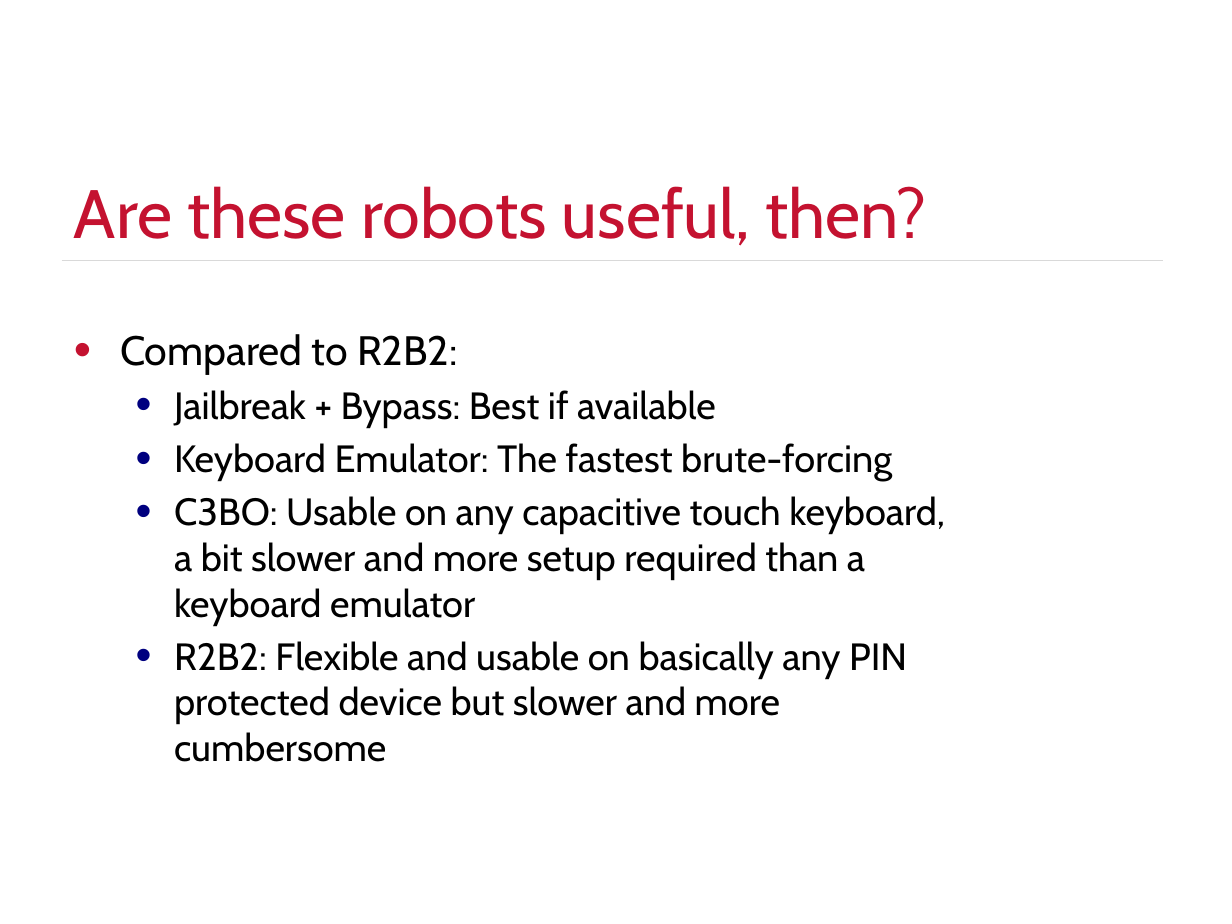
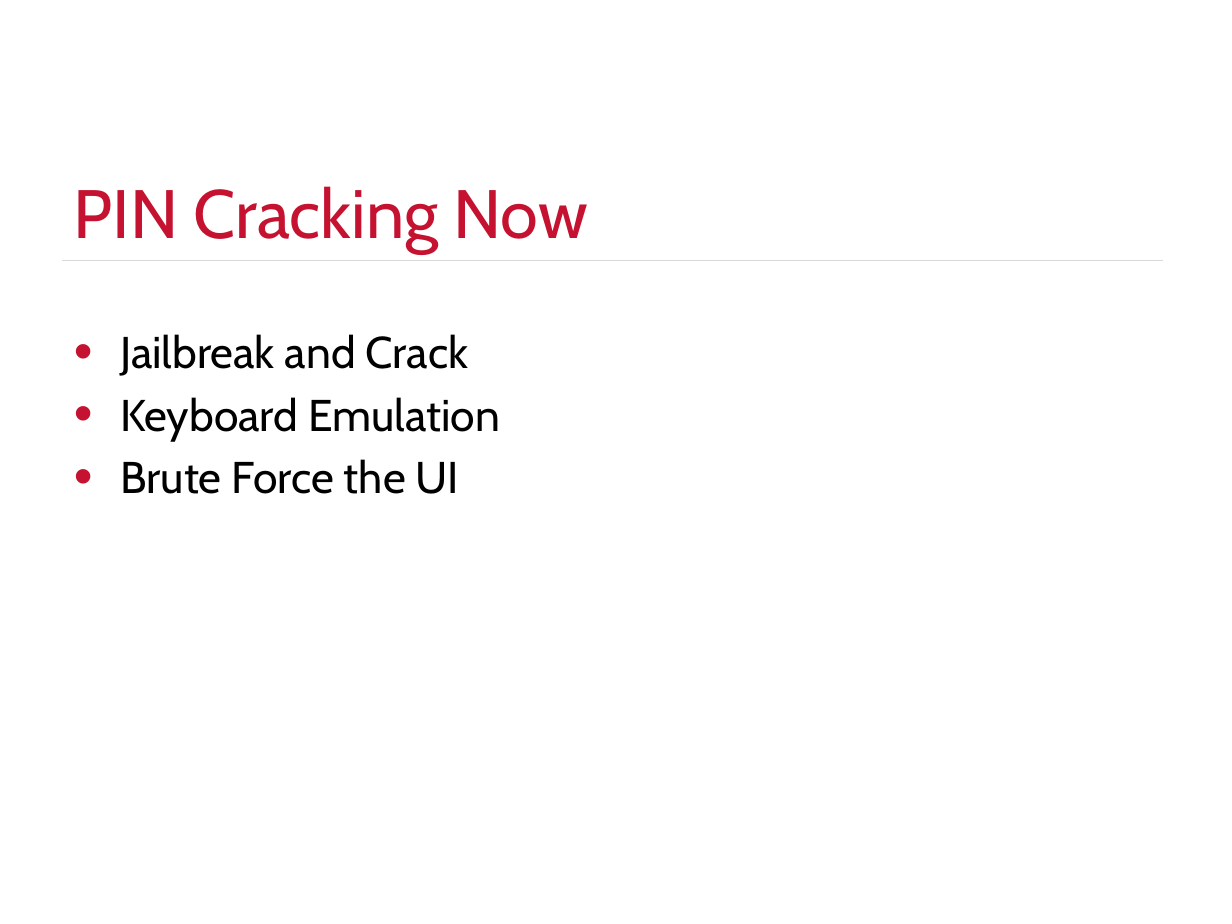
Before and after one commit to justinengler/BruteController, a slide deck: slide 4 of Automated PIN Cracking.pptx (slide 24 before the commit). Drawn at 1232x924 pixels with LibreOffice and Linux fonts; fonts in the diff are those of the drawing; background and template pictures are left out. Boxes give left, top, right and bottom in pixels: in the first picture for what was removed or moved away, otherwise in the second. Text is boxed around its words. In the diff, an @@ line names an element or a change of style, - is before the commit and + after.

```diff
--- a/Automated PIN Cracking.pptx
+++ b/Automated PIN Cracking.pptx
@@ title at bbox=[74, 186, 588, 254]: text changed @@
-Are these robots useful, then?
+PIN Cracking Now
@@ text at bbox=[120, 334, 500, 494]: text changed; size 22.2 to 26 pt @@
-• Compared to R2B2:
-  • Jailbreak + Bypass: Best if available
-  • Keyboard Emulator: The fastest brute-forcing
-  • C3BO: Usable on any capacitive touch keyboard, a bit slower and more setup required than a keyboard emulator
-  • R2B2: Flexible and usable on basically any PIN protected device but slower and more cumbersome
+• Jailbreak and Crack
+• Keyboard Emulation
+• Brute Force the UI
```
Also in this commit, not shown: 8 other slides changed, 3 slides added, 5 slides removed, 2 other files.
